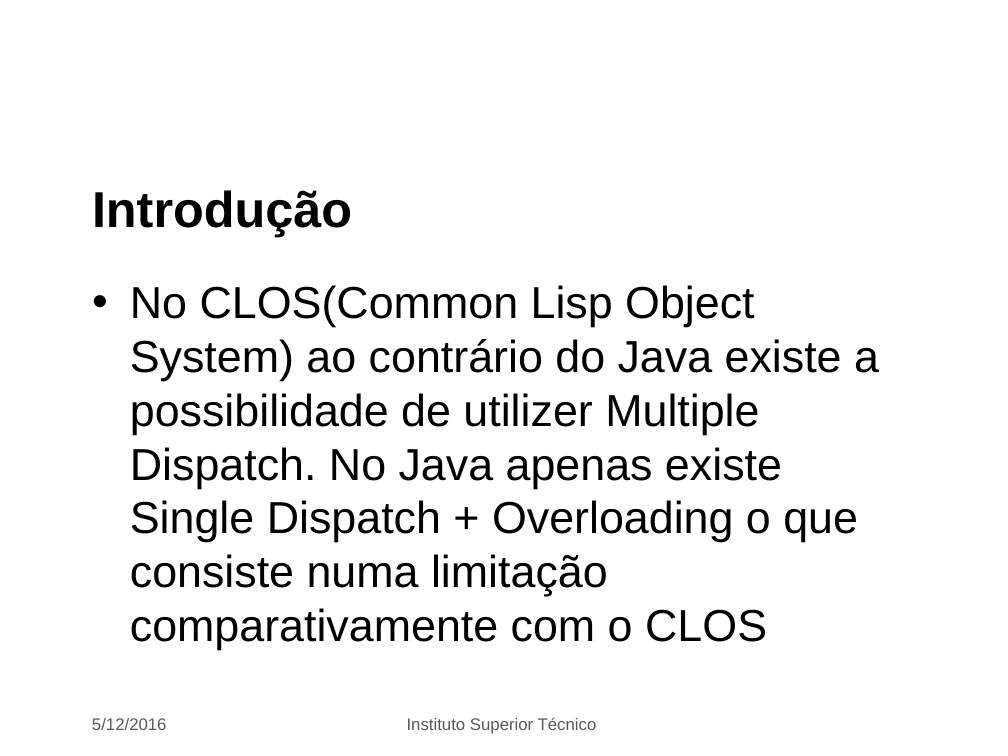
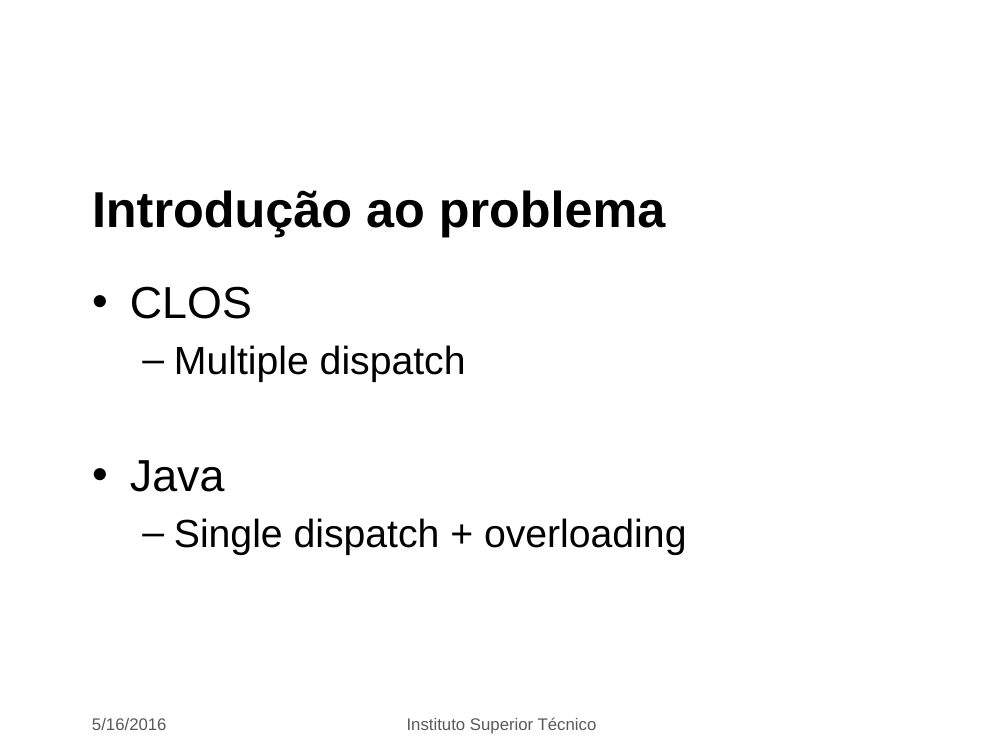
Before and after one commit to GAC27/PAva, a slide deck: slide 2 of p2.pptx. Drawn at 1008x756 pixels with LibreOffice and Linux fonts; fonts in the diff are those of the drawing; background and template pictures are left out. Boxes give left, top, right and bottom in pixels: in the first picture for what was removed or moved away, otherwise in the second. Text is boxed around its words. In the diff, an @@ line names an element or a change of style, - is before the commit and + after.

```diff
--- a/p2.pptx
+++ b/p2.pptx
@@ title at box(92, 190, 666, 237): text changed @@
-Introdução
+Introdução ao problema
@@ text at box(130, 286, 687, 555): text changed; size 32 to 28 pt @@
-• No CLOS(Common Lisp Object System) ao contrário do Java existe a possibilidade de utilizer Multiple Dispatch. No Java apenas existe Single Dispatch + Overloading o que consiste numa limitação comparativamente com o CLOS
+• CLOS
+  – Multiple dispatch
+• Java
+  – Single dispatch + overloading
@@ text at box(92, 718, 167, 730): text changed @@
-5/12/2016
+5/16/2016
```
Also in this commit, not shown: 16 other slides changed, 3 other files.
